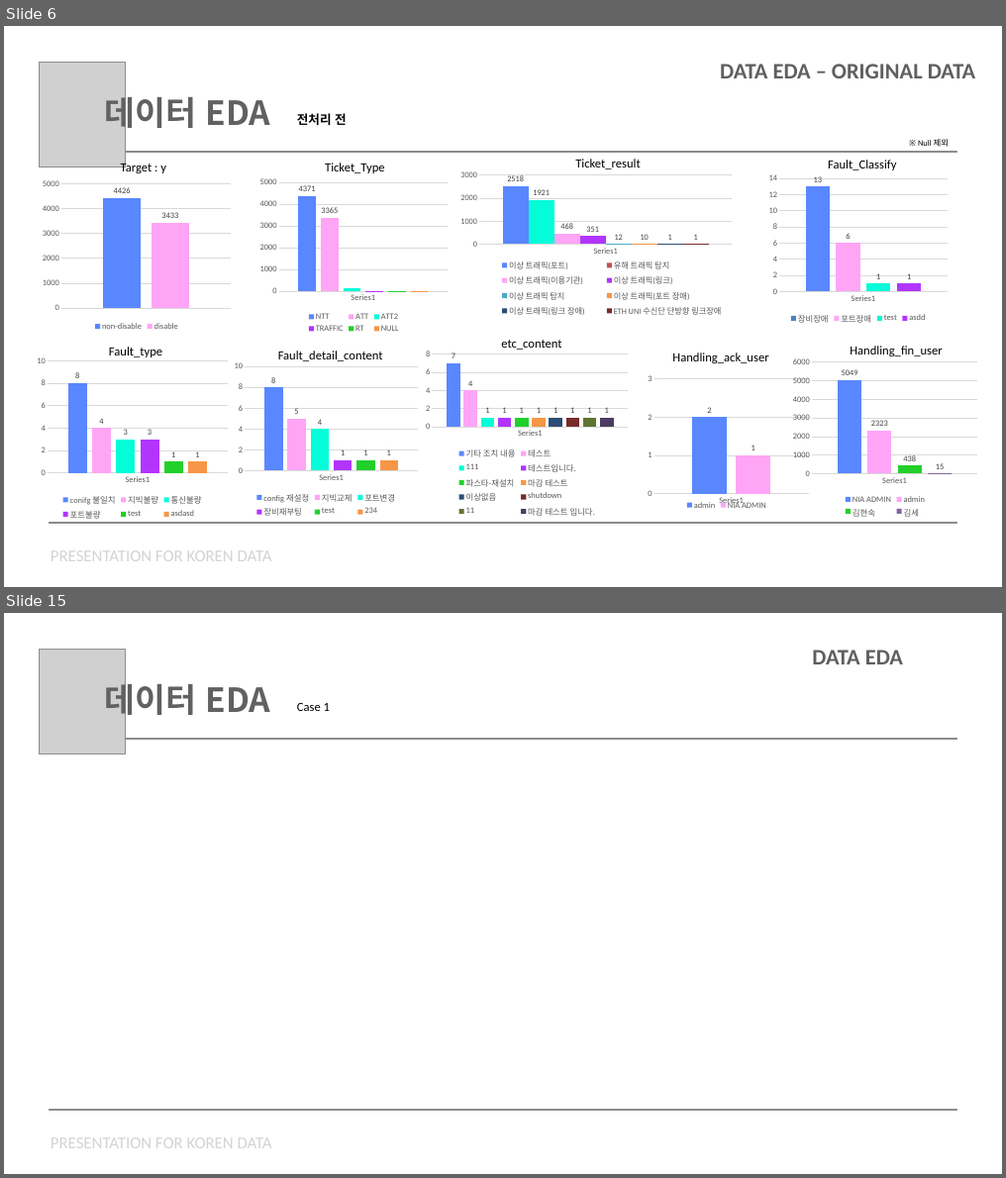
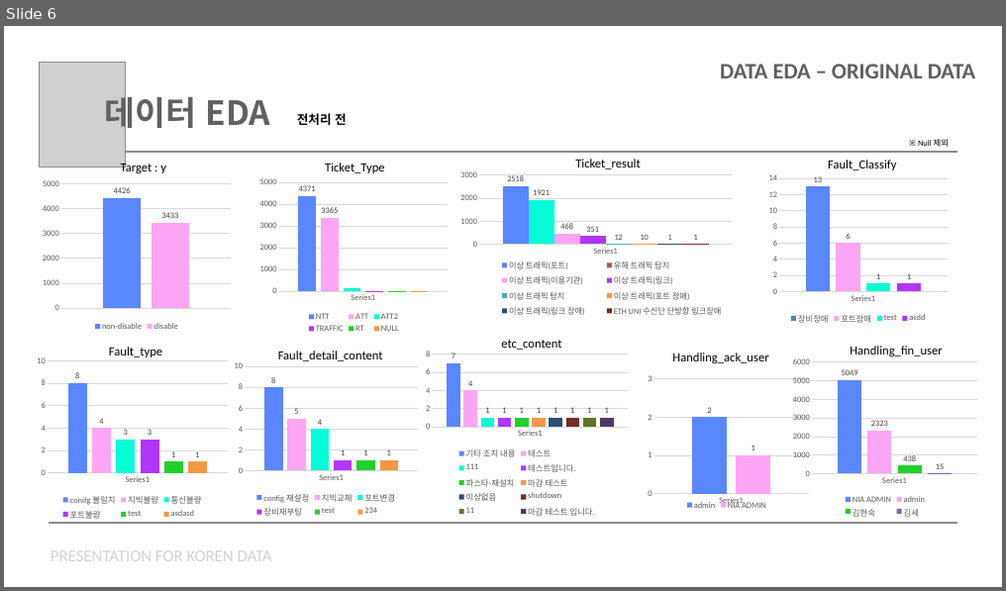
Before and after one commit to chorimgenius/zerooneai_intern, a slide deck: koren/koren_data_presentation.pptx. Shown one above the other, each under a label of ours: slides 6 and 15 before the commit, slide 6 after it; the slides between them are not shown. The pictures are 1006x1178 and 1006x591 pixels, drawn with LibreOffice and Linux fonts; fonts in the diff are those of the drawing; grey boxes stand for pictures. Boxes give left, top, right and bottom in pixels: in the first picture for what was removed or moved away, otherwise in the second. Text is boxed around its words. In the diff, an @@ line names an element or a change of style, - is before the commit and + after.

Commit message:
update koren ppt

```diff
--- a/koren/koren_data_presentation.pptx
+++ b/koren/koren_data_presentation.pptx
@@ slide 15 removed at (4,613,1002,1174), background #FFFFFF @@
@@ picture removed at (39,650,125,755) @@
@@ text removed at (812,650,903,664) @@
-DATA EDA
@@ text removed at (105,677,271,721) @@
-데이터 EDA
@@ text removed at (297,703,330,711) @@
-Case 1
@@ picture removed at (49,739,956,740) @@
@@ picture removed at (49,1109,956,1110) @@
@@ text removed at (51,1139,272,1149) @@
-PRESENTATION FOR KOREN DATA
```
Also in this commit, not shown: 10 slides changed, 1 slide added, 4 other slides removed, 1 other file.
